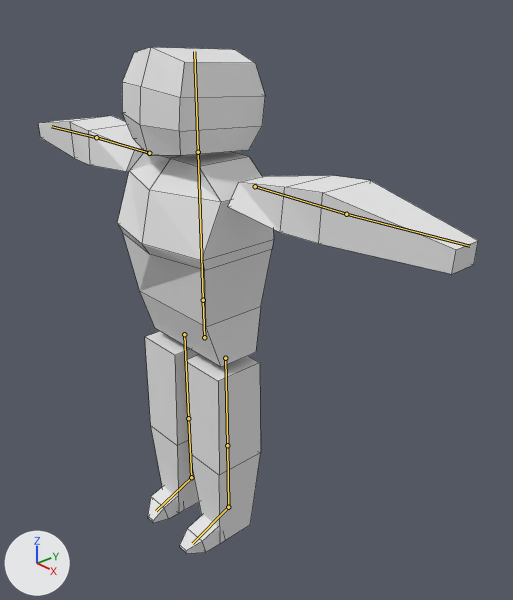
The Blender file Assets/Models/BasicDude/NewDude2.blend as it was, and as the next commit left it.
The view is the same before and after, from a camera (50 mm lens) standing at (1.655, -1.211, 1.792) and looking at (0.05, 0.218, 0.82). Arrows for +X, +Y and +Z are at lower left; the lights stay in place. The bones that bend it are drawn over the model as lines. Mesh edges are drawn as thin lines.
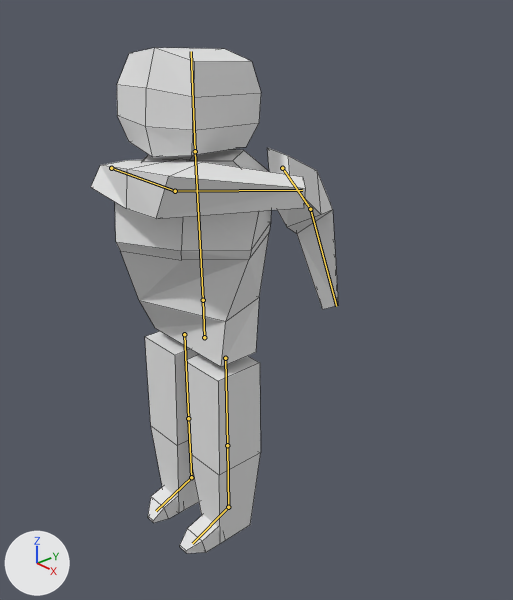
The newer file adds an action. The first version stands in its rest pose; the second is drawn at frame 0 of the action 'Strike2'.

What differs and where, as boxes (x1, y1, x2, y2) in the pictures (513 x 600 px):
```json
{"object": "Cube.003", "change": "posed", "before": [38, 47, 478, 553], "after": [91, 48, 338, 553], "on screen": "44% narrower"}
{"bone": "Spine", "before": "(203, 300) to (198, 152)", "after": "(203, 300) to (195, 151)"}
{"bone": "Head", "before": "(198, 152) to (194, 51)", "after": "(195, 151) to (191, 51)"}
{"bone": "Right Arm", "before": "(149, 153) to (96, 137)", "after": "(111, 168) to (175, 191)"}
{"bone": "Right Elbow", "before": "(96, 137) to (51, 126)", "after": "(175, 191) to (302, 190)"}
{"bone": "Left Arm", "before": "(255, 186) to (346, 214)", "after": "(282, 168) to (310, 209)"}
{"bone": "Left Elbow", "before": "(346, 214) to (470, 246)", "after": "(310, 209) to (336, 306)"}
```

Edits to the scene script, one JSON object a line:
```json
{"block": "bone_spine", "where": "bone_spine = bpy.data.objects['Armature.001'].pose.bones['Spine']  # child of 'Pelvis'"}
{"op": "set", "path": "bone_spine.rotation_quaternion", "old": "(1.0, 0.0, 0.0, 0.0)", "new": "(0.923, 0.0, 0.384, 0.011)", "note": "degrees (0, 0, 0) -> degrees (1, 45, 2)"}
{"block": "bone_head", "where": "bone_head = bpy.data.objects['Armature.001'].pose.bones['Head']  # child of 'Spine'"}
{"op": "set", "path": "bone_head.rotation_quaternion", "old": "(1.0, 0.0, 0.0, 0.0)", "new": "(0.959, 0.0, -0.284, -0.008)", "note": "degrees (0, 0, 0) -> degrees (0, -33, -1)"}
{"block": "bone_right_arm", "where": "bone_right_arm = bpy.data.objects['Armature.001'].pose.bones['Right Arm']  # child of 'Spine'"}
{"op": "set", "path": "bone_right_arm.rotation_quaternion", "old": "(1.0, 0.0, 0.0, 0.0)", "new": "(0.38, 0.888, -0.011, -0.001)", "note": "degrees (0, 0, 0) -> degrees (134, 0, -1)"}
{"block": "bone_right_elbow", "where": "bone_right_elbow = bpy.data.objects['Armature.001'].pose.bones['Right Elbow']  # child of 'Right Arm'"}
{"op": "set", "path": "bone_right_elbow.rotation_quaternion", "old": "(1.0, 0.0, 0.0, 0.0)", "new": "(0.902, 0.013, 0.047, 0.424)", "note": "degrees (0, 0, 0) -> degrees (4, 4, 51)"}
{"block": "bone_left_arm", "where": "bone_left_arm = bpy.data.objects['Armature.001'].pose.bones['Left Arm']  # child of 'Spine'"}
{"op": "set", "path": "bone_left_arm.rotation_quaternion", "old": "(1.0, 0.0, 0.0, 0.0)", "new": "(0.725, 0.53, 0.315, -0.28)", "note": "degrees (0, 0, 0) -> degrees (69, 50, -7)"}
{"block": "bone_left_elbow", "where": "bone_left_elbow = bpy.data.objects['Armature.001'].pose.bones['Left Elbow']  # child of 'Left Arm'"}
{"op": "set", "path": "bone_left_elbow.rotation_quaternion", "old": "(1.0, 0.0, 0.0, 0.0)", "new": "(0.821, 0.551, -0.122, 0.0)", "note": "degrees (0, 0, 0) -> degrees (69, -12, -8)"}
```
